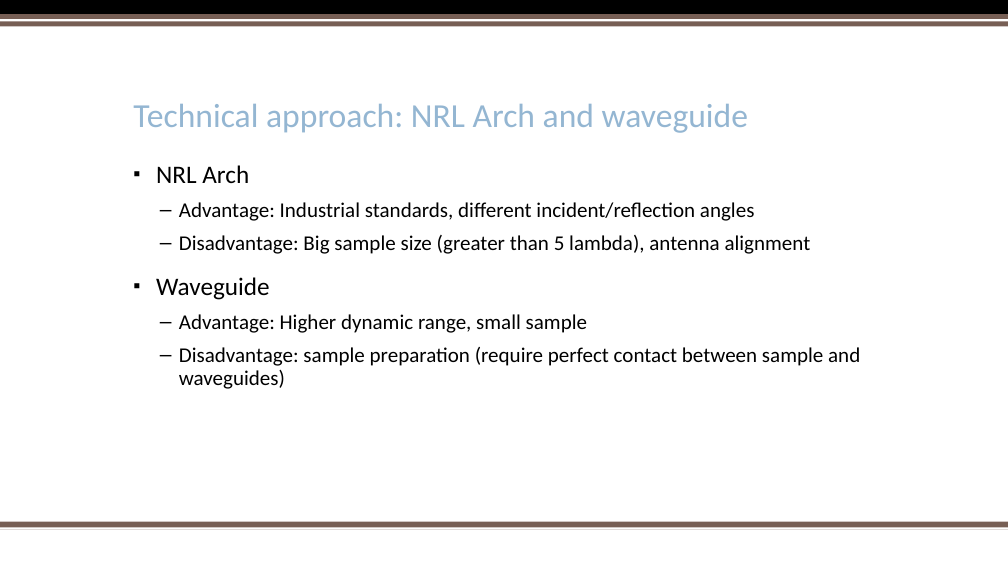
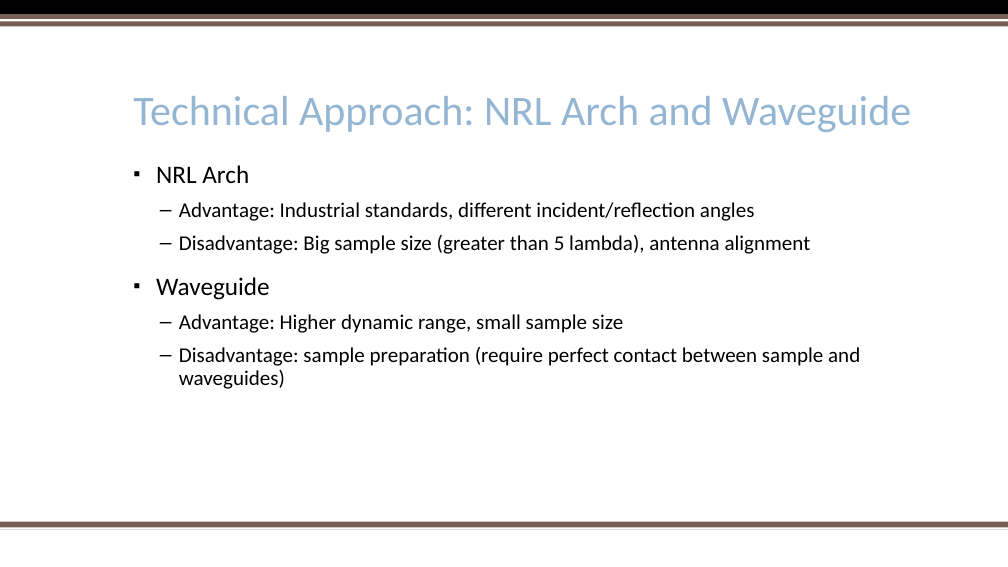
Before and after one commit to trankhiemha/ECE412-413-Capstone-Project-N3, a slide deck: slide 4 of Capstone project proposal presentation.pptx. Drawn at 1008x567 pixels with LibreOffice and Linux fonts; fonts in the diff are those of the drawing; background and template pictures are left out. Boxes give left, top, right and bottom in pixels: in the first picture for what was removed or moved away, otherwise in the second. Text is boxed around its words. In the diff, an @@ line names an element or a change of style, - is before the commit and + after.

```diff
--- a/Capstone project proposal presentation.pptx
+++ b/Capstone project proposal presentation.pptx
@@ title at [133,96,911,132]: text changed; size 32 to 40 pt @@
-Technical approach: NRL Arch and waveguide
+Technical Approach: NRL Arch and Waveguide
@@ text at [179,314,623,333]: text changed @@
-  – Advantage: Higher dynamic range, small sample
+  – Advantage: Higher dynamic range, small sample size
```
Also in this commit, not shown: 9 other slides changed, 2 slides added, 1 slide removed.
